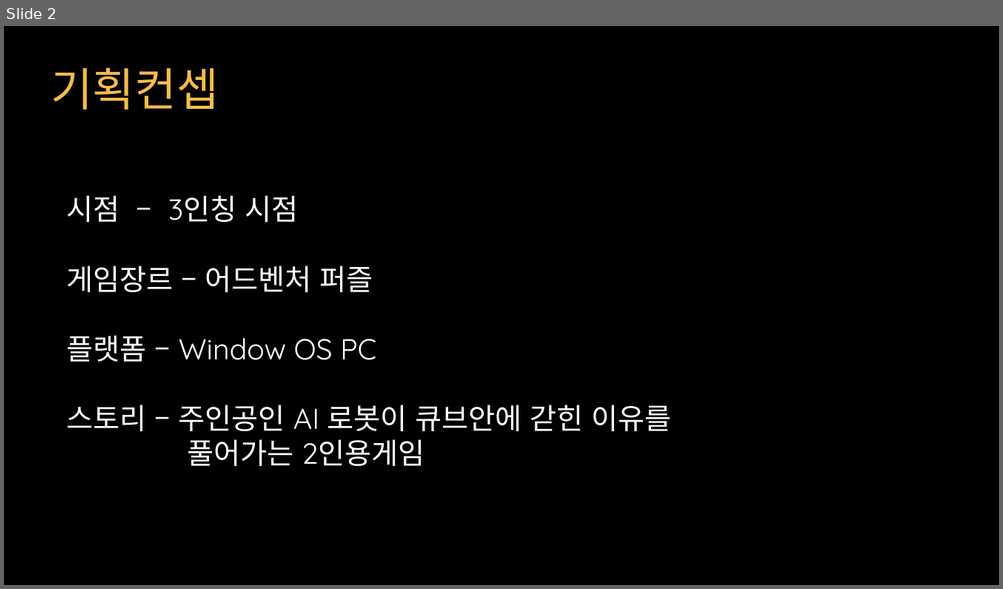
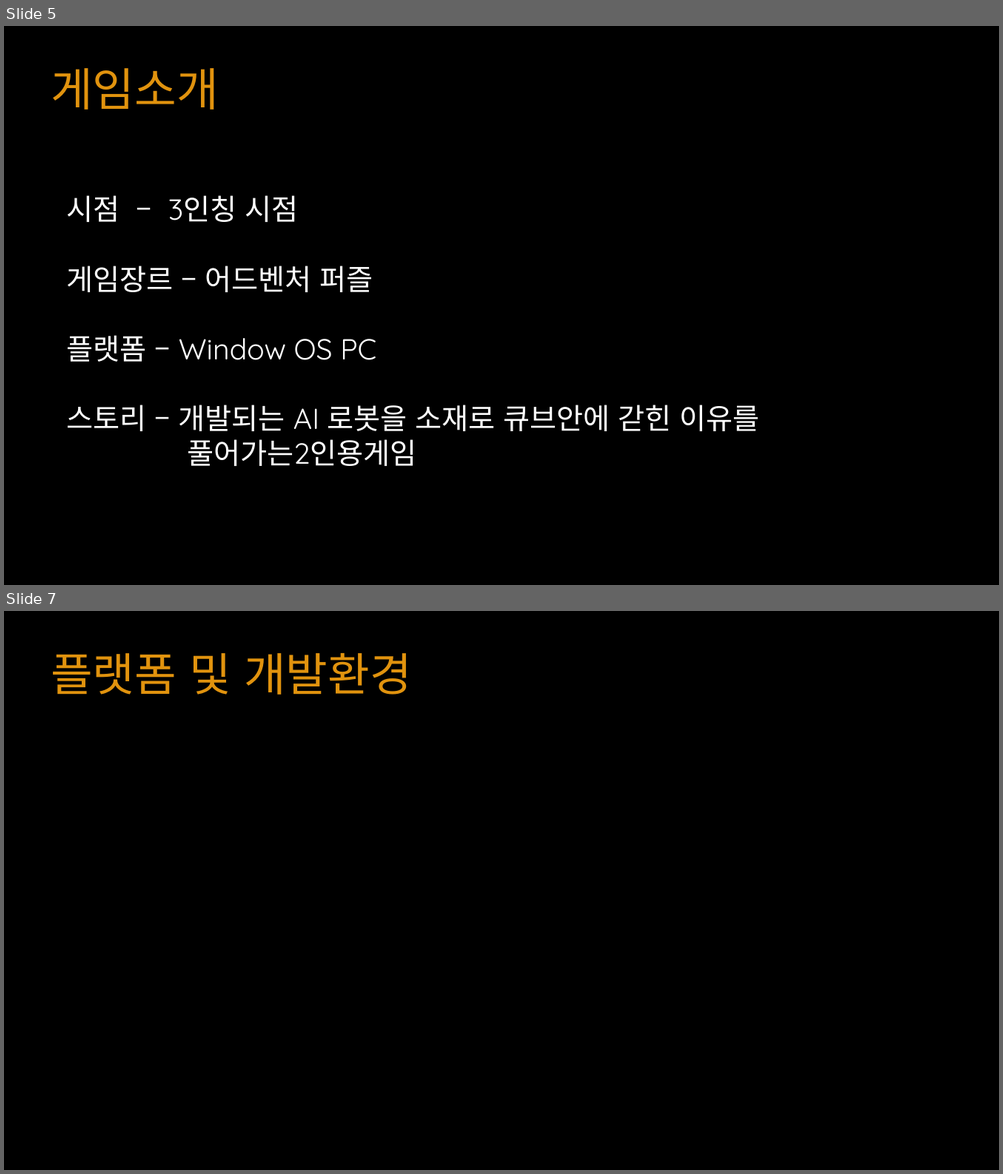
Before and after one commit to YKTeam/Room503, a slide deck: Document/Escape Cube(가제) ppt.pptx. Shown one above the other, each under a label of ours: slide 2 before the commit, slides 5 and 7 after it; the slides between them are not shown. The pictures are 1003x589 and 1003x1174 pixels, drawn with LibreOffice and Linux fonts; fonts in the diff are those of the drawing. Boxes give left, top, right and bottom in pixels: in the first picture for what was removed or moved away, otherwise in the second. Text is boxed around its words. In the diff, an @@ line names an element or a change of style, - is before the commit and + after.

```diff
--- a/Document/Escape Cube(가제) ppt.pptx
+++ b/Document/Escape Cube(가제) ppt.pptx
@@ slide 7 added at (x1=4, y1=611, x2=999, y2=1170), background #000000 @@
@@ text added at (x1=51, y1=653, x2=412, y2=695), 44 pt, text #E1930E @@
+플랫폼 및 개발환경
@@ what was slide 2 is now slide 5 @@
@@ slide 5 changed as well @@
@@ text at (x1=51, y1=68, x2=219, y2=110): text changed; text colour #F5BC4B to #E1930E @@
-기획컨셉
+게임소개
@@ text at (x1=67, y1=405, x2=760, y2=466): text changed @@
-스토리 – 주인공인 AI 로봇이 큐브안에 갇힌 이유를
-풀어가는 2인용게임
+스토리 – 개발되는 AI 로봇을 소재로 큐브안에 갇힌 이유를
+풀어가는2인용게임
```
Also in this commit, not shown: 1 other slide changed, 10 other slides added, 2 slides removed.
